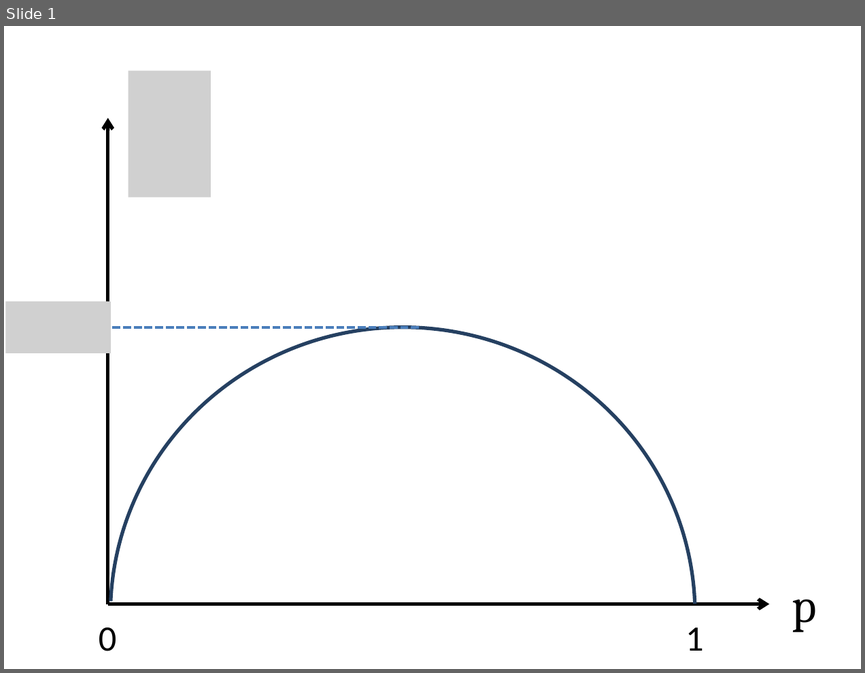
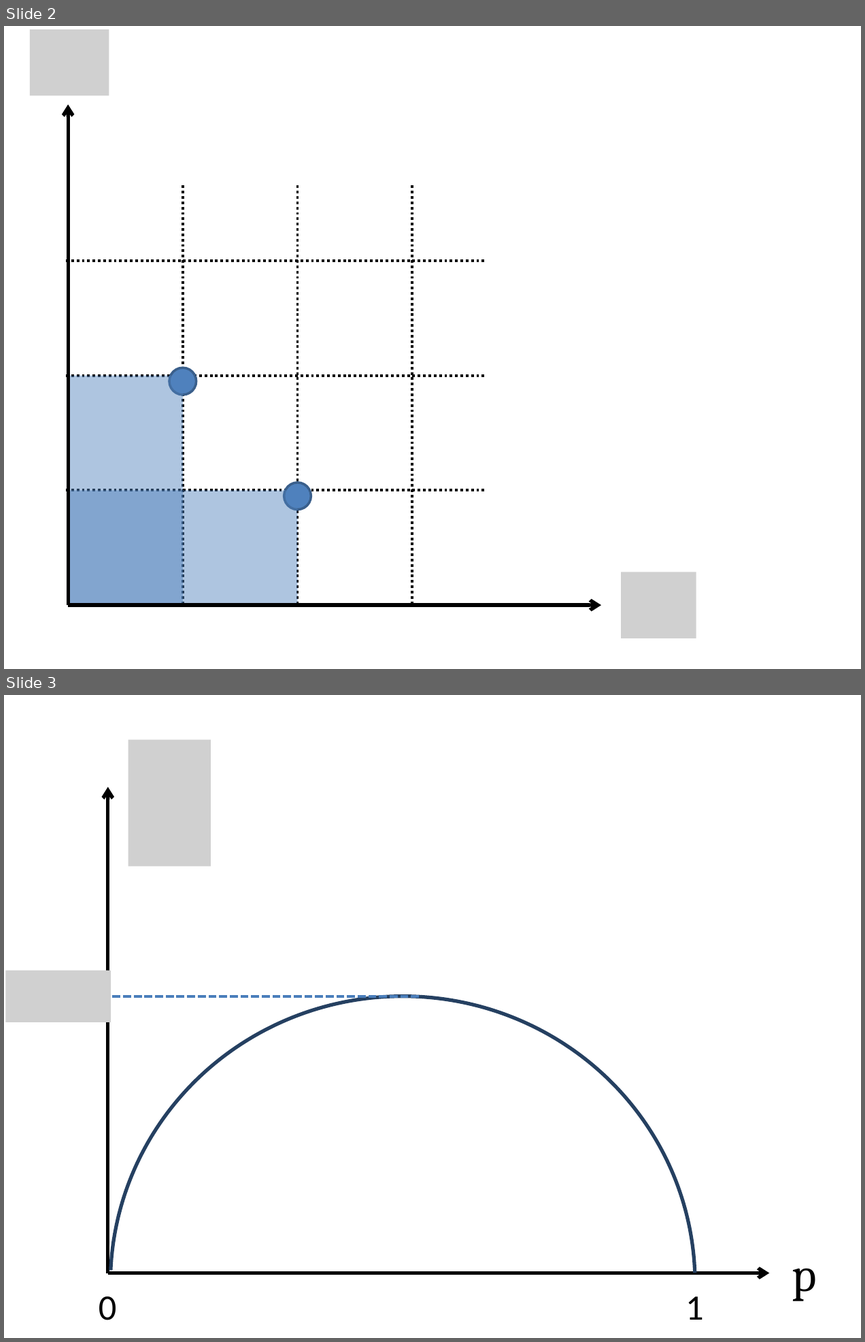
Before and after one commit to sophiahenckell/HIWI_Computersimulation, a slide deck: Bilder.pptx. Shown one above the other, each under a label of ours: slide 1 before the commit, slides 2 and 3 after it. The pictures are 865x673 and 865x1342 pixels, drawn with LibreOffice and Linux fonts; fonts in the diff are those of the drawing; grey boxes stand for pictures. Boxes give left, top, right and bottom in pixels: in the first picture for what was removed or moved away, otherwise in the second. Text is boxed around its words. In the diff, an @@ line names an element or a change of style, - is before the commit and + after.

```diff
--- a/Bilder.pptx
+++ b/Bilder.pptx
@@ slide 2 added at (4,26,861,669), background #FFFFFF @@
@@ picture added at (30,29,109,95) @@
@@ arrow added from (68, 604) to (68, 105), #000000 3 pt @@
@@ line added from (183, 185) to (183, 604), #000000 2.25 pt dashed @@
@@ line added from (298, 185) to (298, 604), #000000 2.25 pt dashed @@
@@ line added from (412, 185) to (412, 604), #000000 2.25 pt dashed @@
@@ line added from (485, 261) to (65, 261), #000000 2.25 pt dashed @@
@@ ellipse added at (169,368,196,395), fill #4F81BD, outline #3A5F8C 2 pt @@
@@ line added from (485, 376) to (65, 376), #000000 2.25 pt dashed @@
@@ rectangle added at (68,376,183,605), fill #4F81BD at 46% opacity @@
@@ line added from (485, 490) to (65, 490), #000000 2.25 pt dashed @@
@@ rectangle added at (70,490,298,604), fill #4F81BD at 46% opacity @@
@@ ellipse added at (284,482,311,508), fill #4F81BD, outline #3A5F8C 2 pt @@
@@ picture added at (621,572,696,638) @@
@@ arrow added from (68, 604) to (601, 604), #000000 3 pt @@
@@ what was slide 1 is now slide 3 @@
```
Also in this commit, not shown: 26 other slides added, 5 other files.
